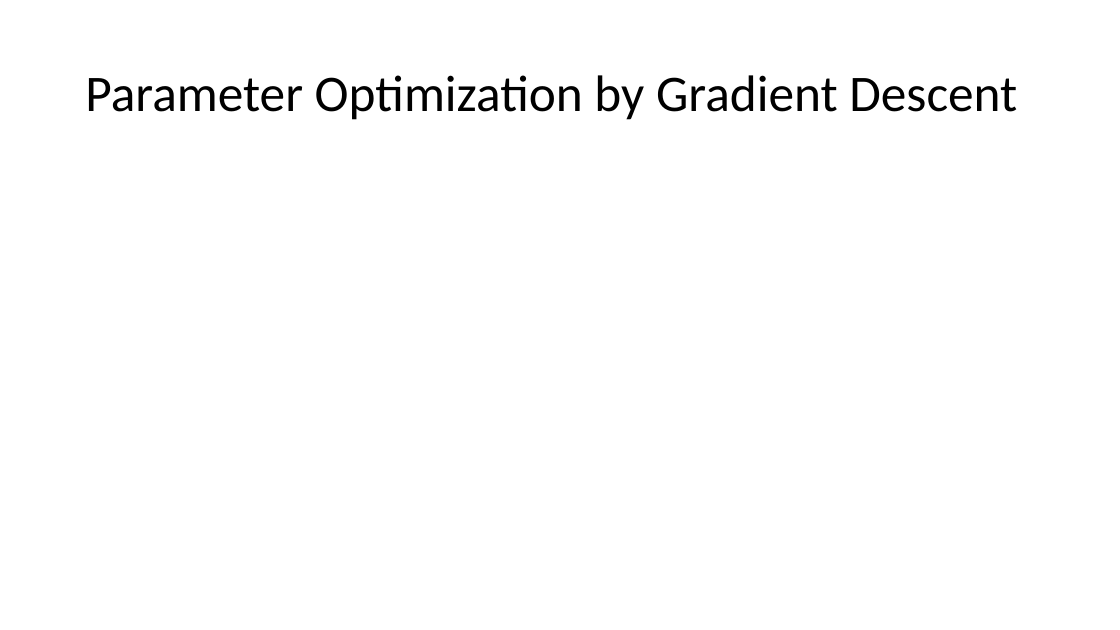
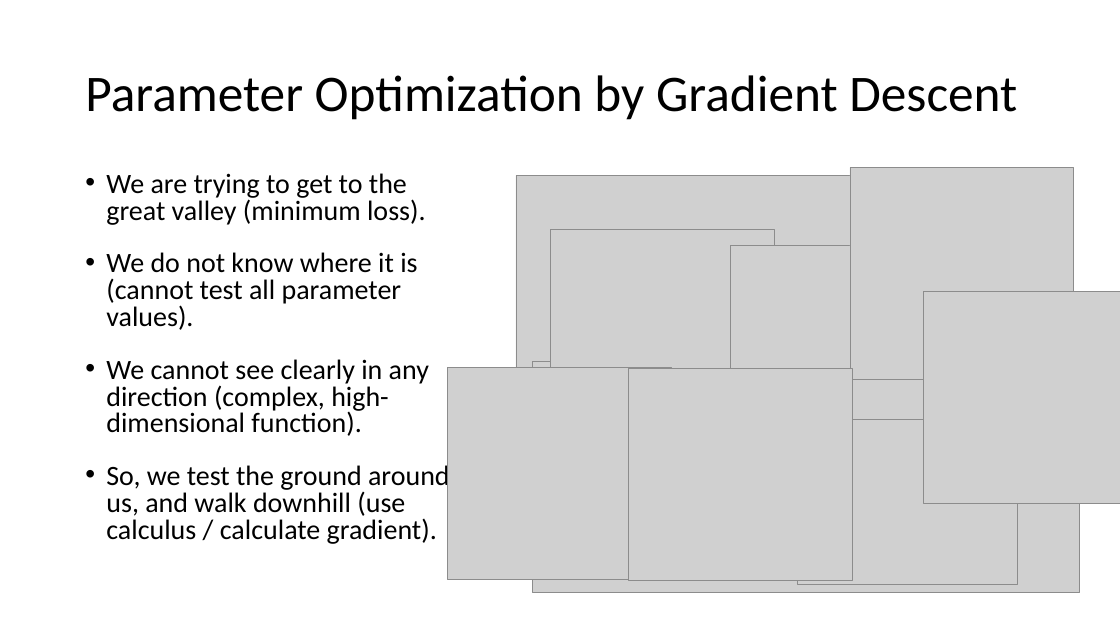
Before and after one commit to mengelhard/mmci_applied_ds, a slide deck: slide 11 of lectures/model_learning_brief.pptx (slide 4 before the commit). Drawn at 1120x630 pixels with LibreOffice and Linux fonts; fonts in the diff are those of the drawing; grey boxes stand for pictures. Boxes give left, top, right and bottom in pixels: in the first picture for what was removed or moved away, otherwise in the second. Text is boxed around its words. In the diff, an @@ line names an element or a change of style, - is before the commit and + after.

```diff
--- a/lectures/model_learning_brief.pptx
+++ b/lectures/model_learning_brief.pptx
@@ text added at (106,173,450,544), 24 pt, text #000000 @@
+• We are trying to get to the great valley (minimum loss).
+• We do not know where it is (cannot test all parameter values).
+• We cannot see clearly in any direction (complex, high-dimensional function).
+• So, we test the ground around us, and walk downhill (use calculus / calculate gradient).
@@ picture added at (516,176,1063,407) @@
@@ picture added at (850,168,1075,380) @@
@@ picture added at (550,229,775,441) @@
@@ picture added at (731,245,955,457) @@
@@ picture added at (924,292,1120,503) @@
@@ picture added at (448,368,672,580) @@
@@ picture added at (533,361,1080,592) @@
@@ picture added at (628,368,853,580) @@
@@ picture added at (797,420,1017,585) @@
```
Also in this commit, not shown: 2 other slides changed, 7 slides added, 3 other files.
